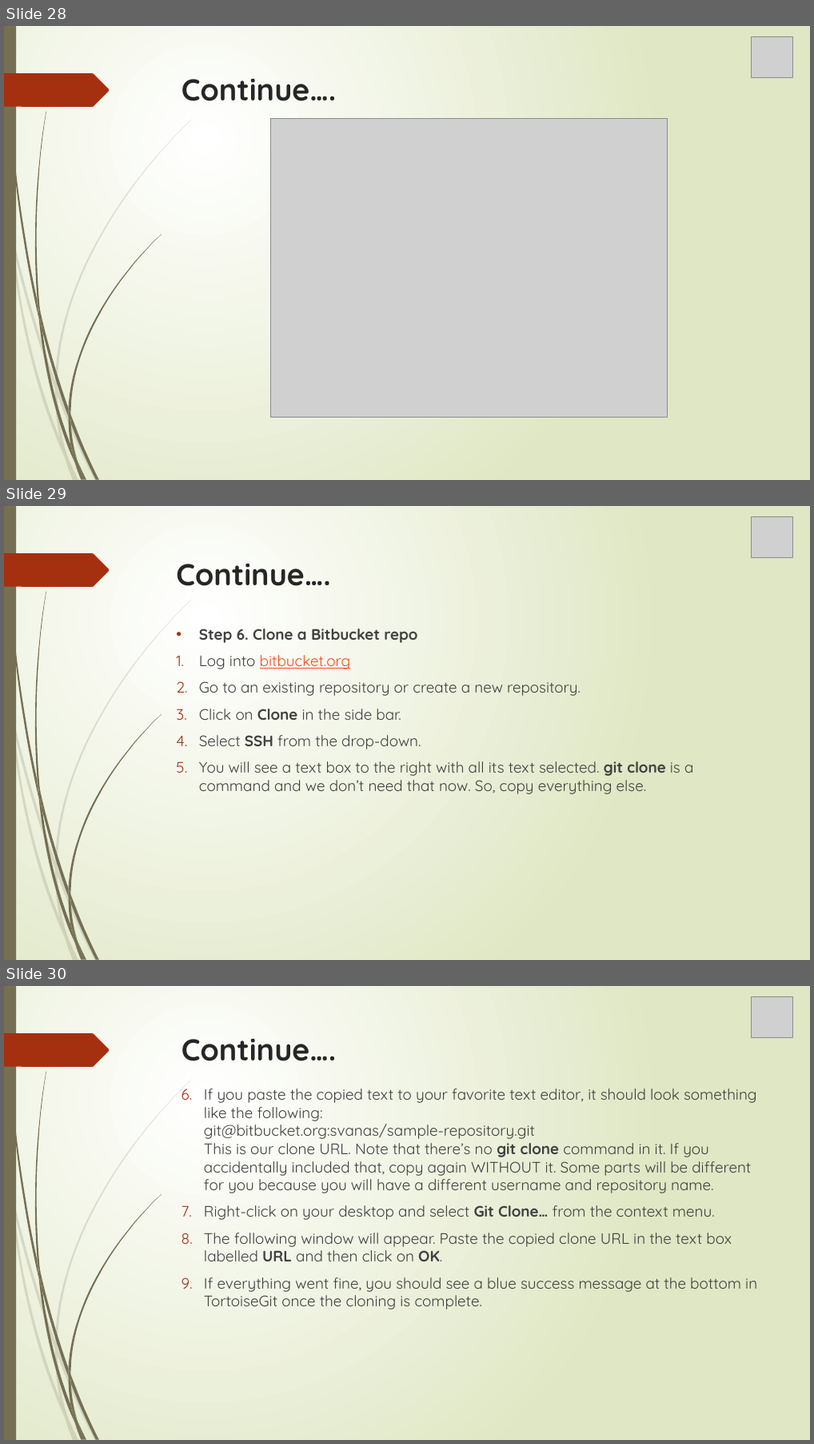
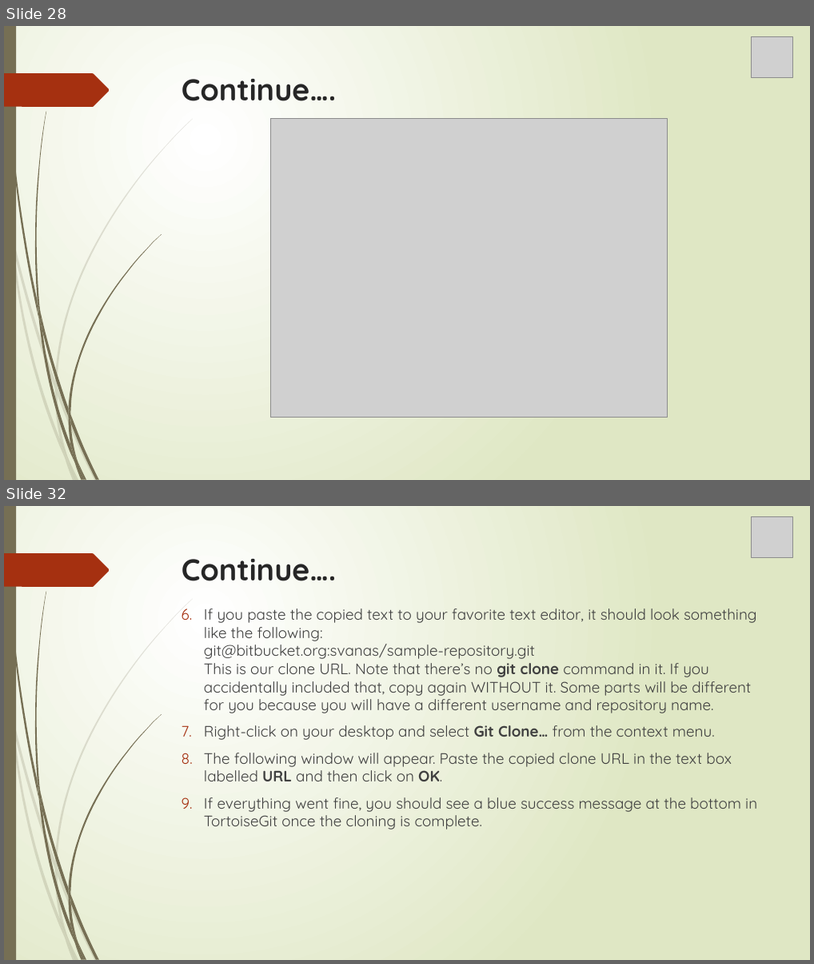
Before and after one commit to MaryGreeshma/testrepo, a slide deck: Git.pptx. Shown one above the other, each under a label of ours: slides 28, 29 and 30 before the commit, slides 28 and 32 after it; the slides between them are not shown. The pictures are 814x1444 and 814x964 pixels, drawn with LibreOffice and Linux fonts; fonts in the diff are those of the drawing; grey boxes stand for pictures. Boxes give left, top, right and bottom in pixels: in the first picture for what was removed or moved away, otherwise in the second. Text is boxed around its words. In the diff, an @@ line names an element or a change of style, - is before the commit and + after.

```diff
--- a/Git.pptx
+++ b/Git.pptx
@@ slide 29 removed at (4, 506, 810, 960), background gradient #FFFFFF to #DFE8C4; not listed: 24 template elements that a slide beside it also shows @@
@@ picture removed at (752, 516, 793, 557) @@
@@ title removed at (176, 564, 330, 586) @@
-Continue….
@@ text removed at (199, 628, 694, 794) @@
-• Step 6. Clone a Bitbucket repo
-1. Log into bitbucket.org
-2. Go to an existing repository or create a new repository.
-3. Click on Clone in the side bar.
-4. Select SSH from the drop-down.
-5. You will see a text box to the right with all its text selected. git clone is a command and we don’t need that now. So, copy everything else.
@@ what was slide 30 is now slide 32 @@
```
Also in this commit, not shown: 13 other slides removed.
